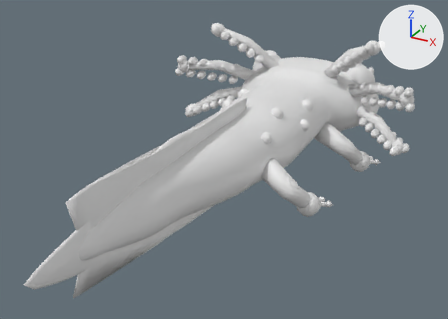
A saved change to the FBX model EvolutionShop/Assets/EvolutionShop/Resources/Art/DioramaKit/DioramaPuddlepup.fbx.
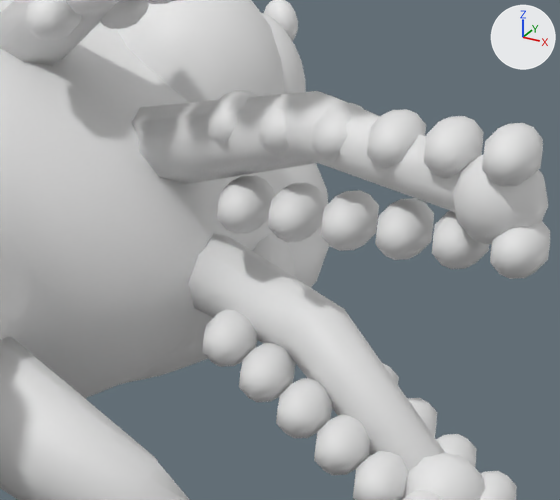
The first picture shows the older version from a camera (50 mm lens) standing at (0.48, -0.924, 0.439) and looking at (0.002, -0.054, 0.003). The close-ups show the older and then the newer version on the part from 73% to 93% of the width and 21% to 46% of the height of that picture. Only the edits that show in the close-ups are written down. The axes (+X, +Y, +Z) are drawn at upper right. The lights are the same throughout. Where no turn or scale is listed for an object, it has been applied to the vertices.

The older version as bpy lines, for what is in view:
```python
me_body_005 = bpy.data.meshes.new('Body.005')
me_body_005.from_pydata(...)  # 5358 vertices, 5618 faces; spans x -0.175..0.175, y -0.445..0.42, z -0.095..0.1
# faces by material slot: [3014, 1062, 774, 768]
me_body_005.materials.append(mat_dk_puddlepupbody)  # white #e7e7e7
me_body_005.materials.append(mat_dk_puddlepupbelly)  # white #e7e7e7
me_body_005.materials.append(mat_dk_puddlepupfin)  # white #e7e7e7
me_body_005.materials.append(mat_dk_puddlepupaccent)  # white #e7e7e7
me_crest_005 = bpy.data.meshes.new('Crest.005')
me_crest_005.from_pydata(...)  # 2904 vertices, 3348 faces; spans x -0.262..0.262, y -0.101..0.012, z -0.126..0.092
me_crest_005.materials.append(mat_dk_puddlepupblush)  # white #e7e7e7
me_left_fin_005 = bpy.data.meshes.new('Left fin.005')
me_left_fin_005.from_pydata(...)  # 564 vertices, 598 faces; spans x -0.0092..0.1135, y -0.0373..0.0753, z -0.0818..0.021
# faces by material slot: [502, 96]
me_left_fin_005.materials.append(mat_dk_puddlepupbody)  # white #e7e7e7
me_left_fin_005.materials.append(mat_dk_puddlepupbelly)  # white #e7e7e7
ob_body = bpy.data.objects.new('Body', me_body_005)
ob_body.location = (0.0, 0.0, 0.0)
ob_crest_pivot = bpy.data.objects.new('Crest pivot', me_crest_005)
ob_crest_pivot.location = (0.0, 0.2936, 0.0816)
ob_left_fin_pivot = bpy.data.objects.new('Left fin pivot', me_left_fin_005)
ob_left_fin_pivot.location = (0.08, 0.22, -0.02)
# also in view: 'Pupils' at (0.0, 0.365, 0.054); 'Blush' at (0.0, 0.317, 0.002); 'Eyes' at (0.0, 0.351, 0.053); 'Glints' at (0.0, 0.382, 0.073)
```
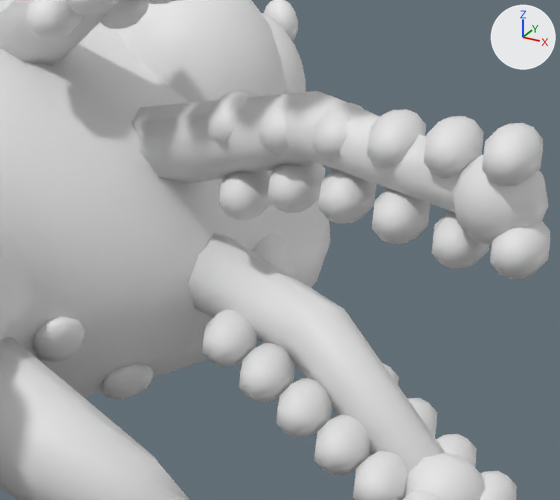
Where the change shows, as pixel boxes (x1, y1, x2, y2) in the close-ups (560 x 500 px; the box of a moved part takes in the faces that stretch with it):
```json
{"object": "Body", "change": "reshaped", "before": [0, 0, 329, 398], "after": [0, 0, 330, 399]}
{"part": 1, "of": "me_body_005", "change": "added", "after": [100, 364, 154, 399]}
{"part": 2, "of": "me_body_005", "change": "added", "after": [32, 316, 85, 362]}
{"part": 3, "of": "me_crest_005", "change": "moved or reshaped", "before": [217, 175, 274, 234], "after": [219, 171, 272, 220]}
{"part": 4, "of": "me_crest_005", "change": "moved or reshaped", "before": [268, 183, 326, 242], "after": [268, 163, 325, 213]}
{"part": 5, "of": "me_crest_005", "change": "moved or reshaped", "before": [321, 190, 379, 251], "after": [318, 169, 376, 224]}
{"part": 6, "of": "me_crest_005", "change": "moved or reshaped", "before": [375, 198, 434, 260], "after": [372, 188, 430, 244]}
```

Edits to the scene script, one JSON object a line:
```json
{"block": "me_crest_005", "where": "me_crest_005.from_pydata(...)  # 2904 vertices, 3348 faces; spans x -0.262..0.262, y -0.101..0.012, z -0.126..0.092"}
{"block": "me_crest_005", "where": "# used by ob_crest_pivot; location = (0.0, 0.2936, 0.0816)"}
{"block": "me_crest_005", "change": "me_crest_005 part 3: the loose piece of 34 vertices spanning x 0.144..0.161, y -0.04..-0.01, z -0.048..-0.03 is moved by (0.0, 0.002, 0.004)"}
{"block": "me_crest_005", "change": "me_crest_005 part 4: the loose piece of 34 vertices spanning x 0.164..0.181, y -0.052..-0.022, z -0.044..-0.026 is moved by (-0.002, 0.003, 0.008)"}
{"block": "me_crest_005", "change": "me_crest_005 part 5: the loose piece of 34 vertices spanning x 0.184..0.201, y -0.064..-0.034, z -0.04..-0.022 is moved by (-0.001, -0.002, 0.009)"}
{"block": "me_crest_005", "change": "me_crest_005 part 6: the loose piece of 34 vertices spanning x 0.204..0.221, y -0.076..-0.046, z -0.036..-0.018 is moved by (-0.001, -0.002, 0.005)"}
{"block": "me_body_005", "where": "# used by ob_body; location = (0.0, 0.0, 0.0)"}
{"op": "remove", "block": "me_body_005", "code": "me_body_005.from_pydata(...)  # 5358 vertices, 5618 faces; spans x -0.175..0.175, y -0.445..0.42, z -0.095..0.1"}
{"op": "add", "block": "me_body_005", "code": "me_body_005.from_pydata(...)  # 5774 vertices, 6098 faces; spans x -0.175..0.175, y -0.445..0.42, z -0.095..0.1"}
{"block": "me_body_005", "change": "me_body_005 part 1: a new loose piece of 52 vertices spanning x 0.108..0.124, y 0.265..0.281, z -0.035..-0.02, in mat_dk_puddlepupaccent (white #e7e7e7)"}
{"block": "me_body_005", "change": "me_body_005 part 2: a new loose piece of 52 vertices spanning x 0.092..0.107, y 0.24..0.254, z -0.016..0.002, in mat_dk_puddlepupaccent (white #e7e7e7)"}
{"block": "me_body_005", "change": "other edits to the shape of me_body_005 do not show in these pictures"}
```
